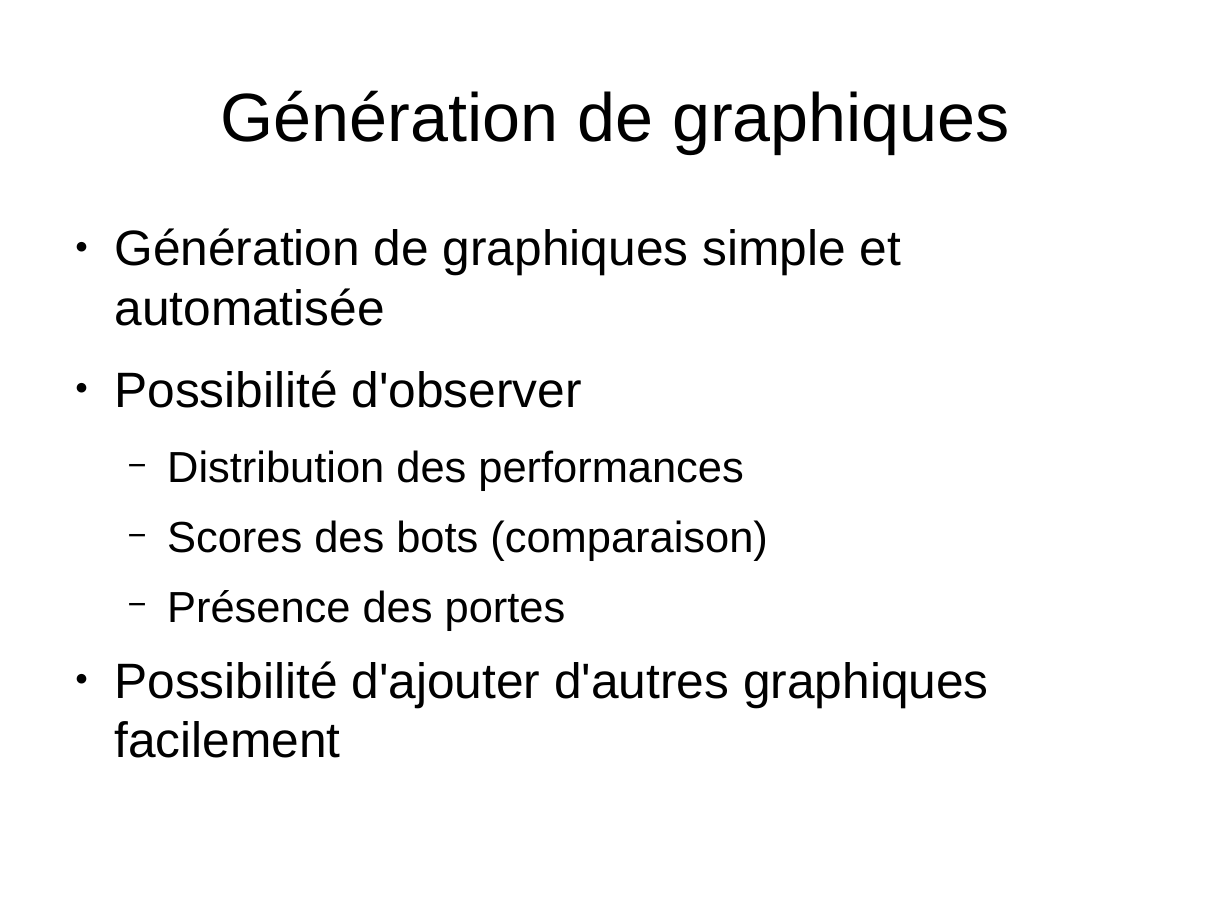
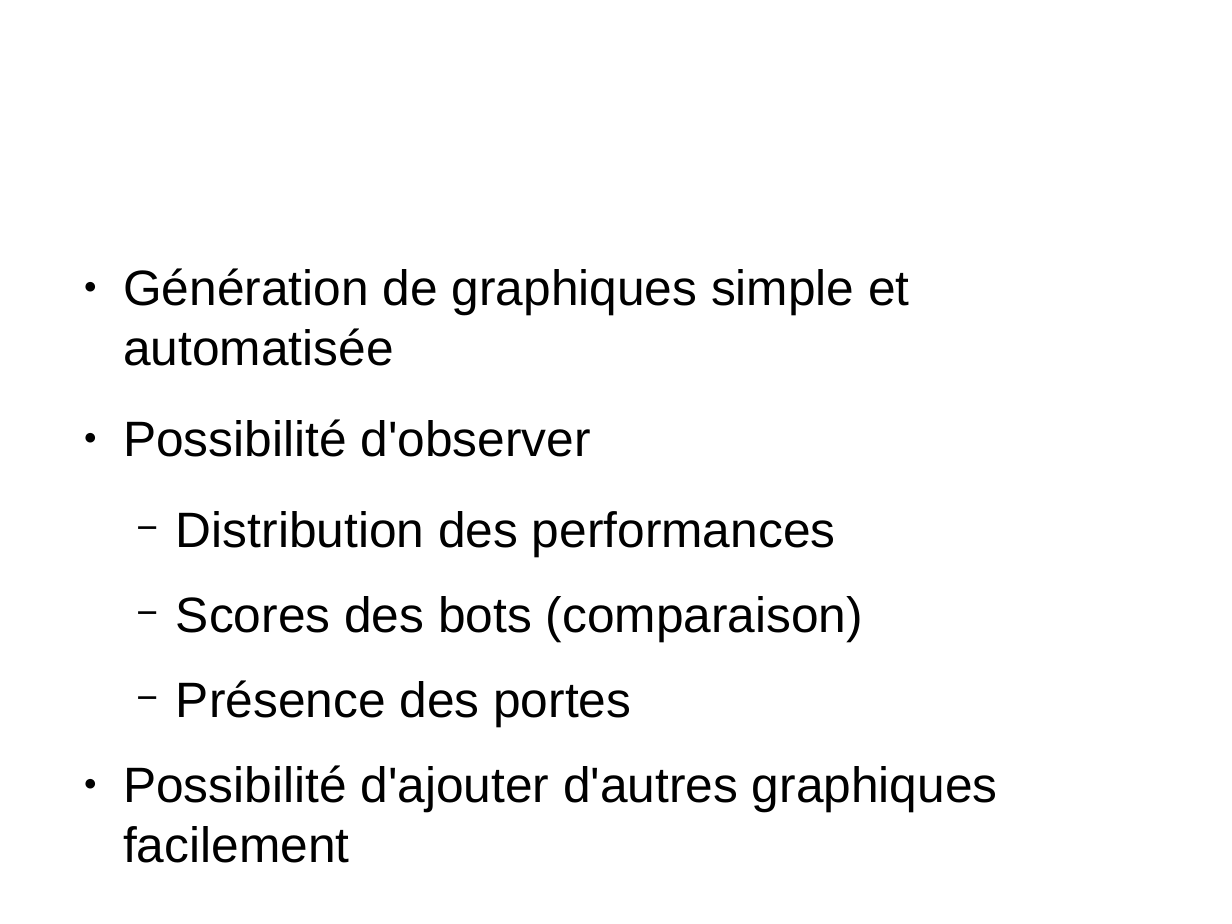
Before and after one commit to medrimonia/PFA-Nethack, a slide deck: slide 13 of papers/soutenance/soutenance.odp. Drawn at 1232x924 pixels with LibreOffice and Linux fonts; fonts in the diff are those of the drawing; background and template pictures are left out. Boxes give left, top, right and bottom in pixels: in the first picture for what was removed or moved away, otherwise in the second. Text is boxed around its words. In the diff, an @@ line names an element or a change of style, - is before the commit and + after.

```diff
--- a/papers/soutenance/soutenance.odp
+++ b/papers/soutenance/soutenance.odp
@@ title "Génération de graphiques": place and size @@
-title "Génération de graphiques" at bbox=[221, 90, 1010, 153]
+title "Génération de graphiques" at bbox=[61, 17, 931, 211]
@@ title "Génération de graphiques" at bbox=[61, 17, 931, 211]: size 44 to 56.1 pt, text colour #000000 to #FFFFFF; alignment centre to left @@
@@ text "Génération de graphiques simple et ...": place and size @@
-text "Génération de graphiques simple et ..." at bbox=[114, 228, 989, 758]
+text "Génération de graphiques simple et ..." at bbox=[123, 268, 998, 812]
@@ text "Génération de graphiques simple et ..." at bbox=[123, 268, 998, 812]: size 28 to 32 pt in "Distribution des performances", "Scores des bots (comparaison)", "Présence des portes"; more space between paragraphs @@
```
Also in this commit, not shown: 16 other slides changed.
